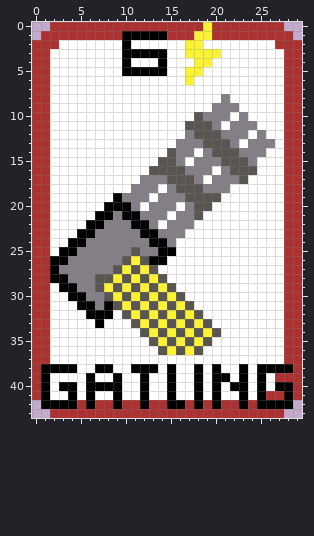
One commit to this pixel-art file: Textures/Cards/gatling_gun.aseprite. The picture above is the old version.
30x44 pixels, 1 frame.
The result:
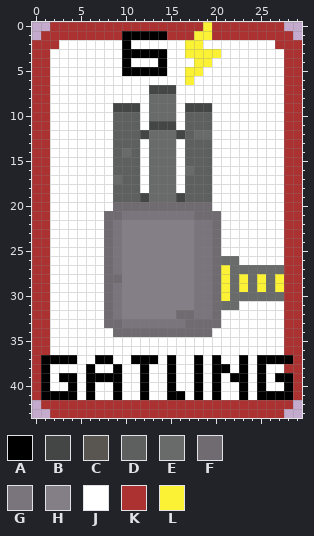
Palette (. is transparent): A #000000  B #444545  C #595652  D #5e5f5f  E #696a6a  F #6f6b70  G #7a747d  H #847e87  J #ffffff  K #ac3232  L #fbf236
Diff:
Changed rows in their new state; - is an unchanged pixel.
first column x 1:
 7 ------------BBB-------------
 8 ------------EEE-----J-------
 9 --------BBB-EEE-BBBJJJ------
10 --------DDD-EEE-DDDJJ-J-----
11 --------DDD-BBB-DDDJ-JJJ----
12 --------DDDBEEEBDEEJJJJ-J---
13 --------DDD-EEEJDDDJJJ-JJJ--
14 --------DED-EEEJDDDJJJJJJ---
15 --------DDD-EEEJDDDJJJJJ----
16 --------DDD-EEEJEDD-JJJJ----
17 --------EDDJEEEJDDDJJJJ-----
18 --------DDDJEEEJDDDJJ-------
19 --------DDDBEEEBDDDJ--------
20 -------JFFFFFFFFFFF---------
21 ------JFFGGGGGGGGFFF--------
22 -----JJFG-HH-H---GGF--------
23 ----JJJFG--HH---HGGF--------
24 ---JJJJFG---HH-HHGGF--------
25 --JJJJJFG-H--HHHHGGF--------
26 -JJJJJJFGHHHHHHHHGGFEE------
27 -JJJJJJFGHHHHHHHHGGFLEEEEEE-
28 -JJJJJJFFHHHHHHHHGGFLELELEL-
29 --JJJJJFGHHHHHHHHGGFLELELEL-
30 ---JJJJFGHHHHHHHHGGFLEEEEEE-
31 ----JJJFGHHHHHHHHGGFEE------
32 -----JJFGHHHHHHFFGGF--------
33 ------JFFGGGGGGGFFFF--------
34 --------FFFFFFFFFFFJ--------
35 ------------JJJJJJJ---------
36 -------------JJJJJ----------
37 AAAA--AA--AAA-A--A-A--A-AAAA
38 -JJJ-AJJA-J-J-------A----JJK
39 --AA--AA------------JA----AA
40 --J---JJ-------------J----J-
41 -AA------------A---------AA-
42 KKKK-K--K--K--KK-K-K--K-KKKK
Pixel boxes of the changes (left, top, right, bottom) in both pictures:
changed: (41, 85, 293, 409)
